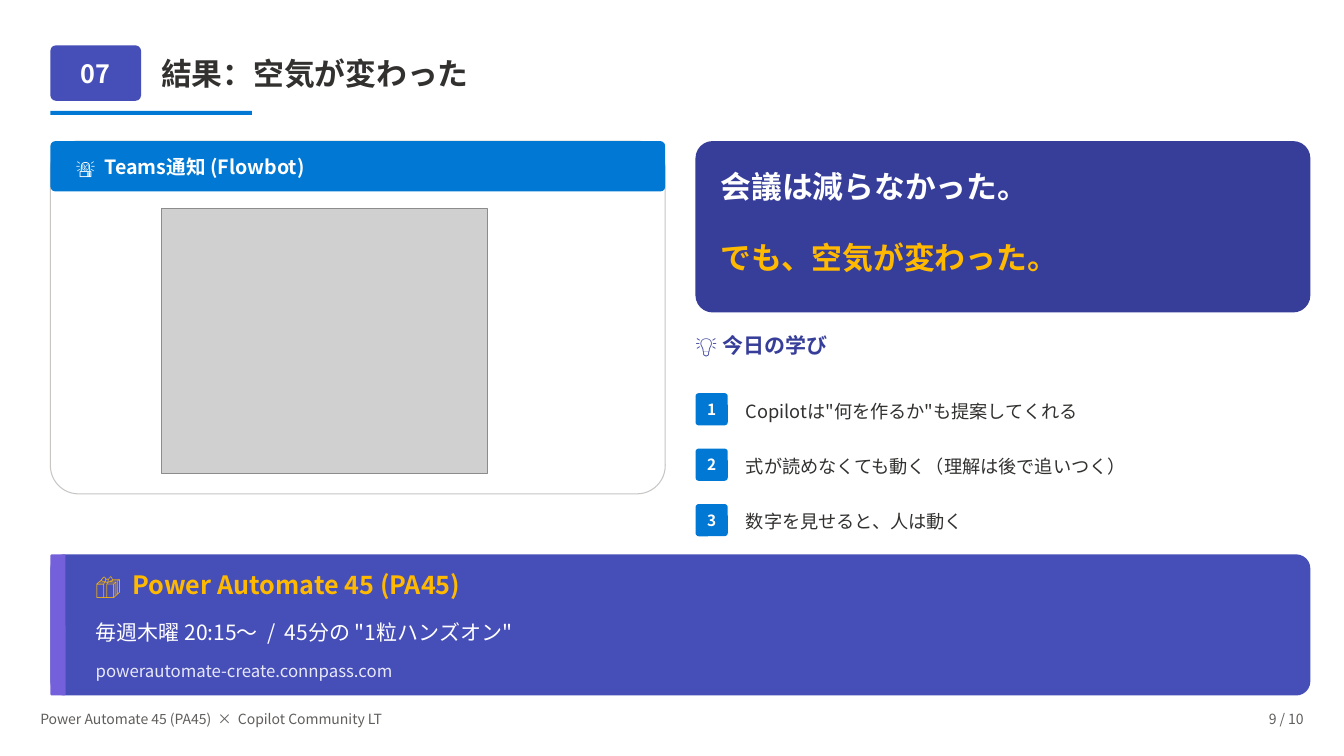
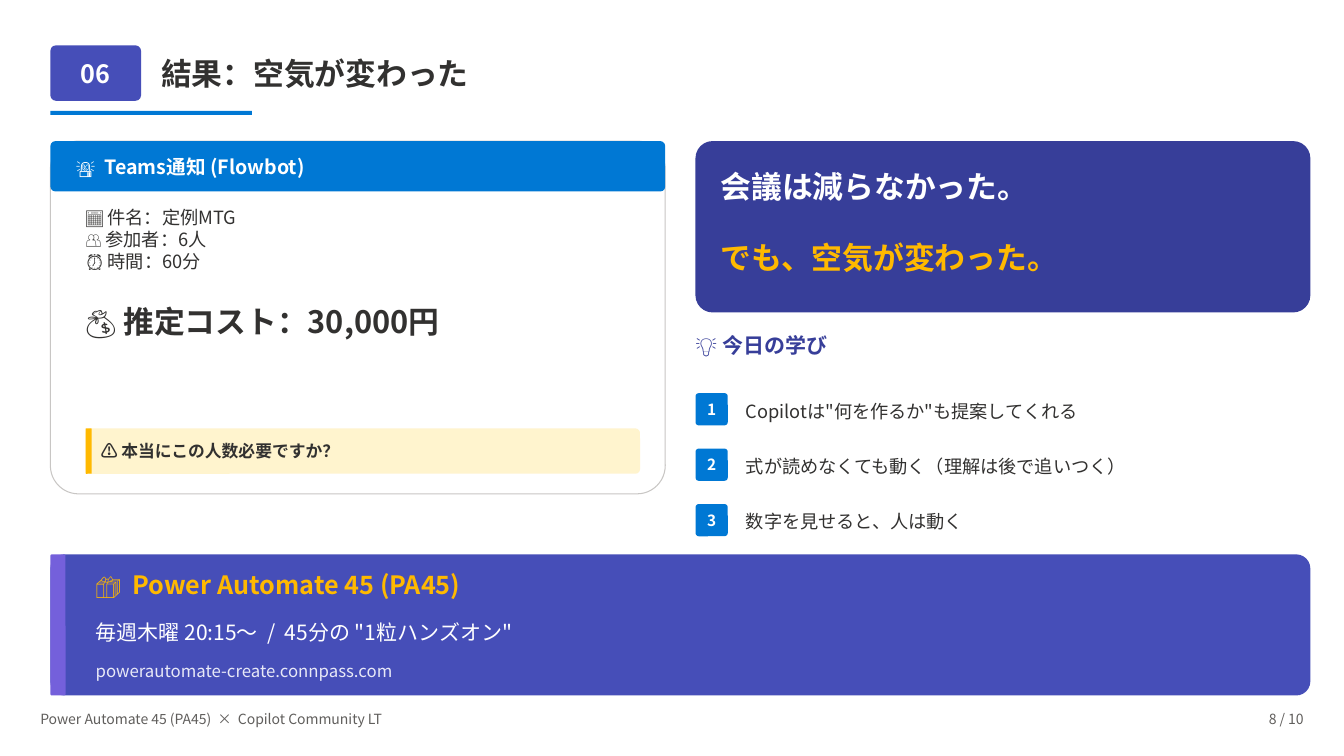
Before and after one commit to Haru-PowerPlatform/pa45, a slide deck: slide 8 of assets/pa45/LT001_Copilot_MeetingCostBot_20260428.pptx. Drawn at 1344x756 pixels with LibreOffice and Linux fonts; fonts in the diff are those of the drawing; grey boxes stand for pictures. Boxes give left, top, right and bottom in pixels: in the first picture for what was removed or moved away, otherwise in the second. Text is boxed around its words. In the diff, an @@ line names an element or a change of style, - is before the commit and + after.

```diff
--- a/assets/pa45/LT001_Copilot_MeetingCostBot_20260428.pptx
+++ b/assets/pa45/LT001_Copilot_MeetingCostBot_20260428.pptx
@@ text at (81,64,111,84): text changed @@
-07
+06
@@ text added at (106,208,439,340), 13 pt, text #323130 @@
+📅 件名：定例MTG
+👥 参加者：6人
+⏰ 時間：60分
+💰 推定コスト：30,000円
@@ picture removed at (161,209,487,474) @@
@@ rounded rectangle added at (86,429,640,474), fill #FFF4CE @@
@@ rounded rectangle added at (86,429,92,474), fill #FFB900 @@
@@ text added at (121,442,339,459), 12 pt, text #323130, bold @@
+⚠ 本当にこの人数必要ですか？
```
Also in this commit, not shown: 5 other slides changed, 2 slides added.
